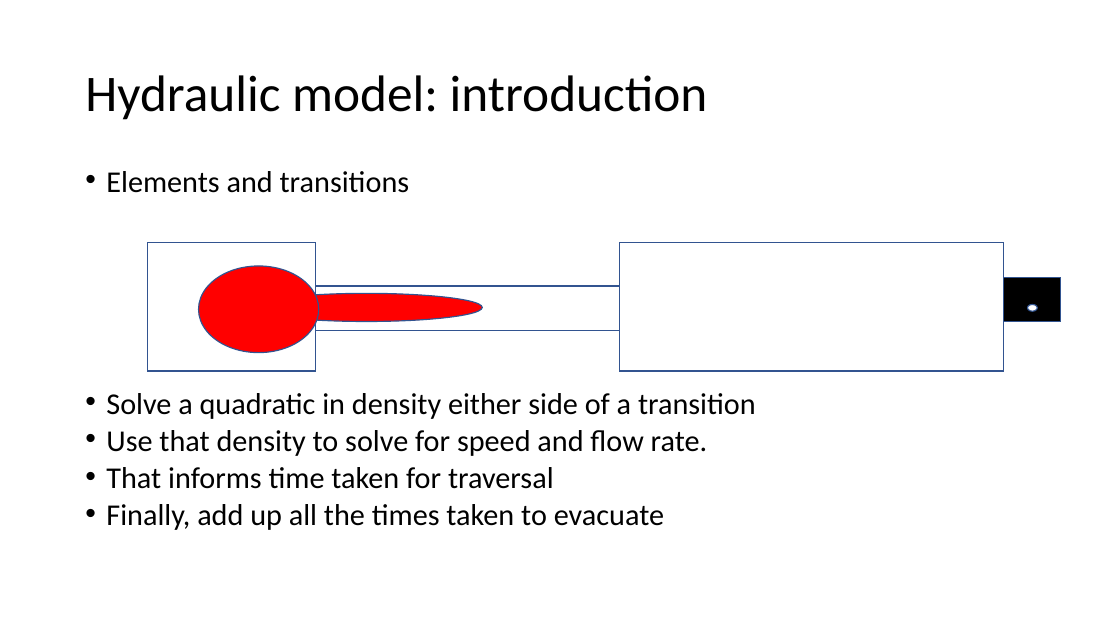
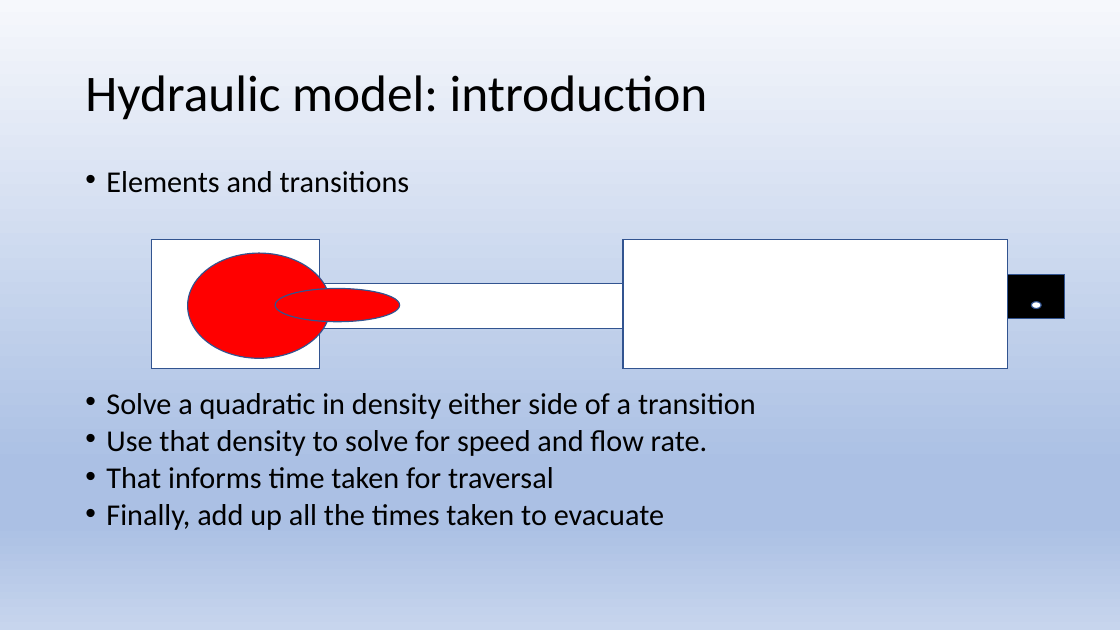
Before and after one commit to AlastairShipman1/HydraulicModel, a slide deck: slide 11 of Documents/Lecture outlines/Lecture 1/Lecture 1.pptx. Drawn at 1120x630 pixels with LibreOffice and Linux fonts; fonts in the diff are those of the drawing. Boxes give left, top, right and bottom in pixels: in the first picture for what was removed or moved away, otherwise in the second. Text is boxed around its words. In the diff, an @@ line names an element or a change of style, - is before the commit and + after.

```diff
--- a/Documents/Lecture outlines/Lecture 1/Lecture 1.pptx
+++ b/Documents/Lecture outlines/Lecture 1/Lecture 1.pptx
@@ background #FFFFFF to gradient #F6F8FC to #ABC0E4 to #C7D5ED @@
@@ ellipse: place and size @@
-ellipse at (198, 266, 318, 353)
+ellipse at (187, 253, 330, 358)
@@ ellipse: place and size @@
-ellipse at (250, 293, 482, 322)
+ellipse at (276, 288, 400, 322)
@@ 3 rectangles: place and size @@
-3 rectangles at (148, 242, 1004, 371)
+3 rectangles at (152, 239, 1008, 368)
@@ rectangle: place and size @@
-rectangle at (1004, 277, 1061, 322)
+rectangle at (1008, 275, 1065, 319)
@@ ellipse: place and size @@
-ellipse at (1028, 304, 1038, 311)
+ellipse at (1032, 302, 1042, 308)
```
Also in this commit, not shown: 22 other slides changed, 1 slide added, 12 other files.
